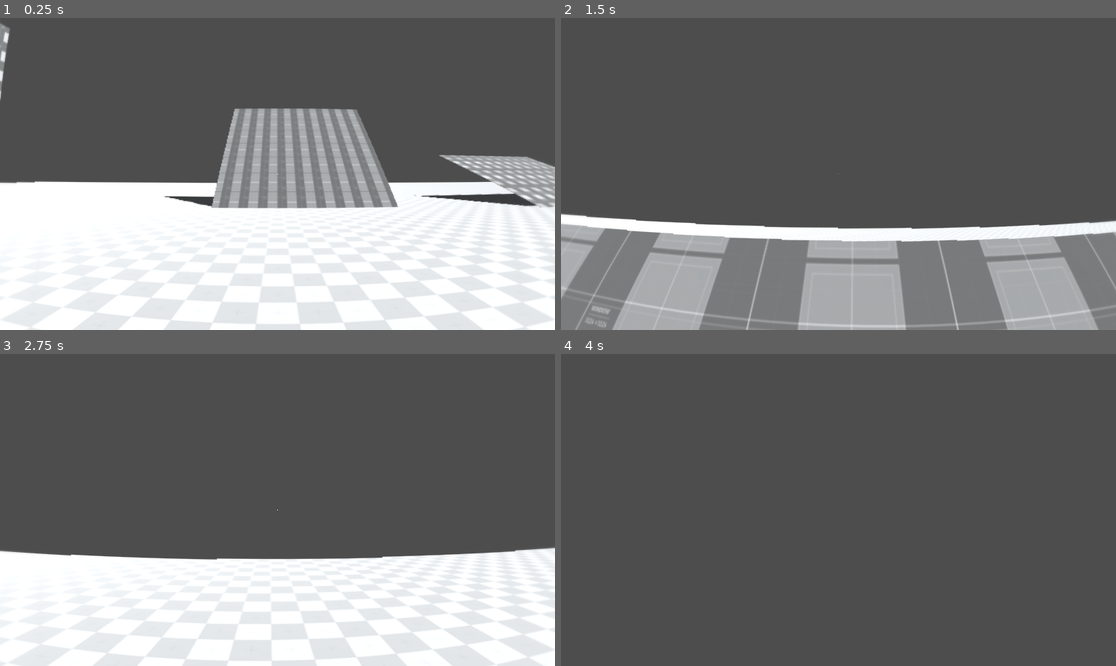
Above: before the commit, frames 1-4 (two rows, left to right).
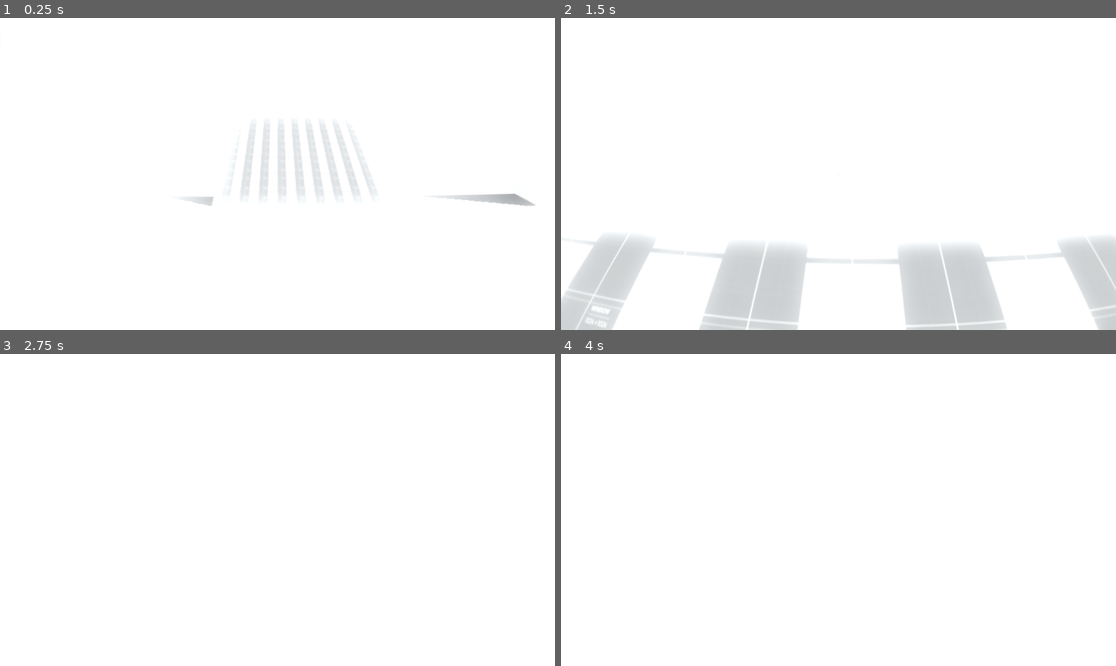
Above: after the commit, the same moments.

Repository: Very-Serious-Games/Mindfall
Game: Godot game, scene res://scenes/levels/playground.tscn
Two runs of this game, one before a commit and one after it. Both use one fixed random seed, a clock stepped at 60 frames per second and the inputs below.
Inputs (mouse positions are in pixels of both pictures, inside the frame that each line leads up to):
- Up to frame 1 (0.25 s): no input
- Up to frame 2 (1.5 s): tap Enter at 0.5 s; move the mouse to (866, 174) at 0.52 s; hold W (move_forward) from 0.53 s (still down); tap Shift (dash) at 0.6, 1.35 s; tap Space (jump) at 0.77 s; move the mouse to (810, 174) at 1.27 s
- Up to frame 3 (2.75 s): keep holding W (move_forward); tap Space (jump) at 1.52 s; move the mouse to (288, 503) at 2.02 s; tap Shift (dash) at 2.1 s
- Up to frame 4 (4 s): keep holding W (move_forward); move the mouse to (832, 516) at 2.77 s; tap Shift (dash) at 2.85, 3.6 s; tap Space (jump) at 3.02, 3.5, 3.77 s; move the mouse to (877, 513) at 3.52 s

The runs differ from the first frame. In frame 1, 64% of the frame differs, in the area x 0-100%, y 0-100%; in frame 2, 96%; in frame 3, 72%; in frame 4, 100%.

Commit message:
refractors

Diff:
--- a/project.godot
+++ b/project.godot
@@ -81,3 +81,10 @@
 "events": [Object(InputEventKey,"resource_local_to_scene":false,"resource_name":"","device":-1,"window_id":0,"alt_press …(195 unchanged characters)…
 ]
 }
+
+[rendering]
+
+textures/canvas_textures/default_texture_filter=0
+anti_aliasing/quality/msaa_2d=2
+anti_aliasing/quality/msaa_3d=2
+anti_aliasing/quality/screen_space_aa=1
--- a/scenes/characters/player.tscn
+++ b/scenes/characters/player.tscn
@@ -2,7 +2,7 @@
 
 [ext_resource type="Script" path="res://scripts/player.gd" id="1_2f8j2"]
 [ext_resource type="Script" path="res://scripts/camera.gd" id="2_gljcx"]
-[ext_resource type="Shader" path="res://assets/shaders/camera.gdshader" id="3_brtcp"]
+[ext_resource type="Shader" path="res://assets/shaders/eyefish.gdshader" id="3_brtcp"]
 
 [sub_resource type="CapsuleShape3D" id="CapsuleShape3D_3rsb5"]
 radius = 0.3
--- a/scenes/levels/playground.tscn
+++ b/scenes/levels/playground.tscn
@@ -6,6 +6,8 @@
 [ext_resource type="PackedScene" uid="uid://bj20f8efqvq8x" path="res://scenes/characters/player.tscn" id="4_1mbyg"]
 
 [sub_resource type="Environment" id="Environment_rsrlo"]
+glow_enabled = true
+glow_bloom = 1.0
 
 [node name="Playground" type="Node3D"]
 
Renamed: assets/shaders/camera.gdshader -> assets/shaders/eyefish.gdshader
